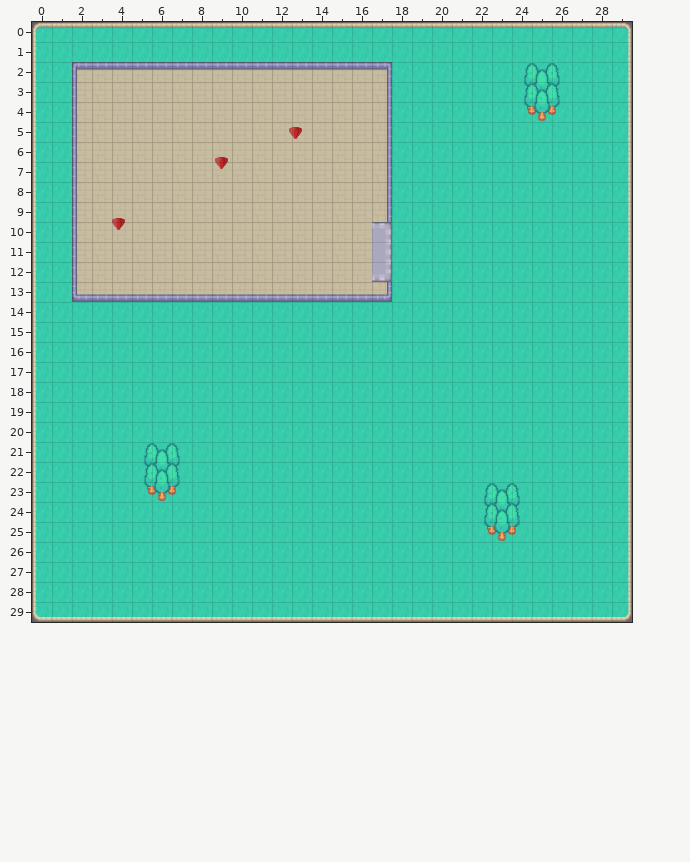
Tiled map: maps/testMap1.tmx. Above, as it was before the edit.
Cells are 64x64 px. Shown: x 0..29, y 0..29.
Once edited:
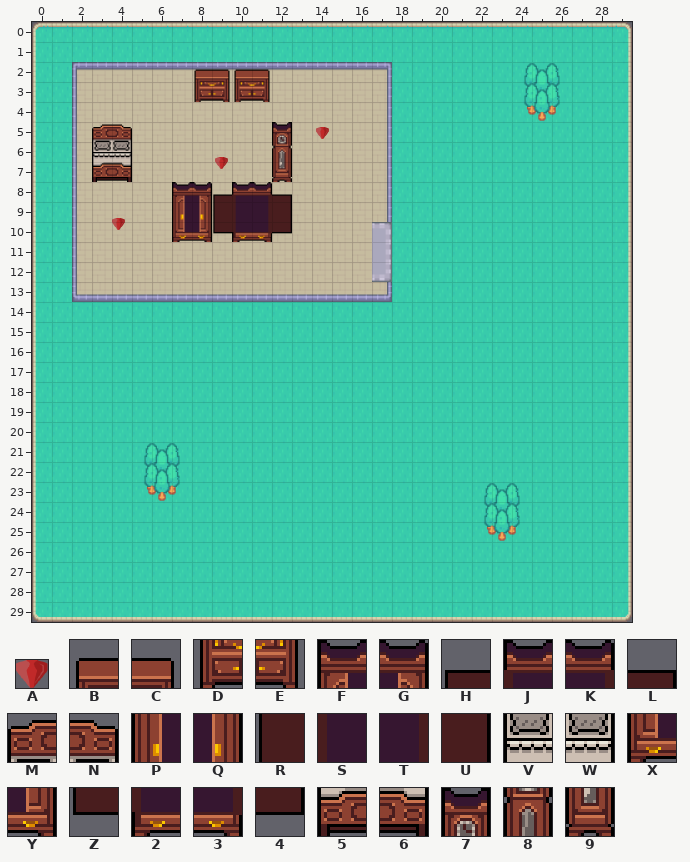
Key: from "objects_40": A 0; from "x7Swts": B 0, C 1, D 19, E 20, F 60, G 61, H 62, J 63, K 64, L 65, M 69, N 70, P 79, Q 80, R 81, S 82, T 83, U 84, V 88, W 89, X 98, Y 99, Z 100, 2 101, 3 102, 4 103, 5 107, 6 108, 7 190, 8 209, 9 228.
_ is an empty cell.
Objects are placed by their top-left corner, in cells (3,4 is the top-left corner of cell 3,4); size is 1x1 cell unless given.
Tiles of an added or newly shown layer are drawn over the layers below it.
The edit:
Layer "Furniture" (added):
y 2: x 8..11 ____ -> BCBC
y 3: x 8..11 ____ -> DEDE
y 5: x 3..4 __ -> MN; x 12 _ -> 7
y 6: x 3..4 __ -> VW; x 12 _ -> 8
y 7: x 3..4 __ -> 56; x 12 _ -> 9
y 8: x 7..12 ______ -> FGHJKL
y 9: x 7..12 ______ -> PQRSTU
y 10: x 7..12 ______ -> XYZ234
Layer "collectibles":
changed: A at 12.9,5.3 size 0.7x0.6 -> A at 14.2,5.3 size 0.7x0.6
Where, in picture pixels (left, top, right, bottom), the same in both pictures:
added: (194, 69, 270, 102)
added: (92, 124, 132, 182)
changed: (172, 122, 302, 242)
new place: (316, 127, 329, 139)
